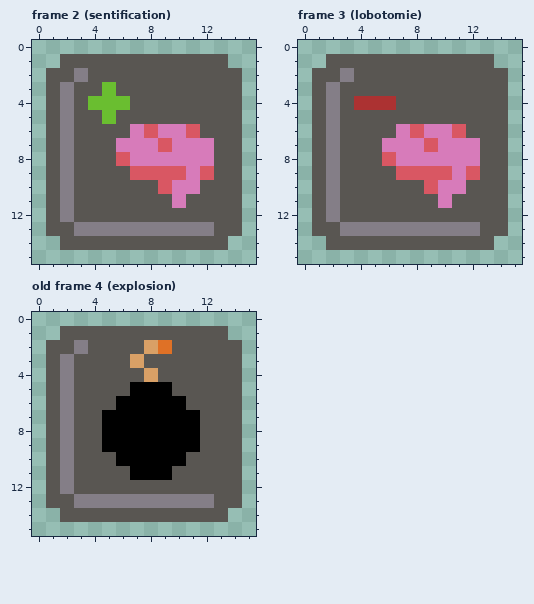
Two versions of one pixel-art file, source_data/aseprite/icons.aseprite. Above, as it was before the edit.
16x16 pixels, 4 frames. Shown: frame 2 (sentification), frame 3 (lobotomie), old frame 4 (explosion). The commit also changed other frames, which this record leaves out.
Now the later version:
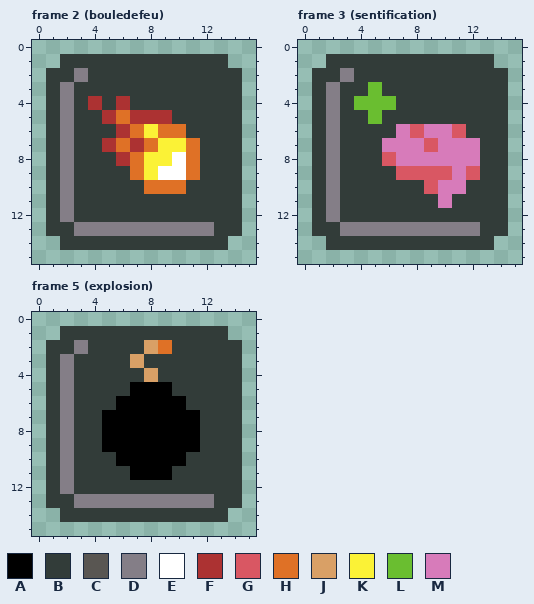
Palette (. is transparent): A #000000  B #323c39  C #595652  D #847e87  E #ffffff  F #ac3232  G #d95763  H #df7126  J #d9a066  K #fbf236  L #6abe30  M #d77bba
A new or re-ordered frame is compared with the old frame closest to it.
What changed:
frames 4 -> 5
Changed rows in their new state; - is an unchanged pixel.
Frame 2 (bouledefeu), layers "Layer 1", "background":
first column x 1:
 1 -BBBBBBBBBBBB-
 2 BB-BBBBBBBBBBB
 3 B-BBBBBBBBBBBB
 4 B-BFBFBBBBBBBB
 5 B-BBFHFFFBBBBB
 6 B-BBBFHKHHBBBB
 7 B-BBFHFHKKHBBB
 8 B-BBBFHKKEHBBB
 9 B-BBBBHKEEHBBB
10 B-BBBBBHHHBBBB
11 B-BBBBBBBBBBBB
12 B-BBBBBBBBBBBB
13 BB----------BB
14 -BBBBBBBBBBBB-
Frame 3 (sentification), layers "Layer 1", "background":
first column x 1:
 1 -BBBBBBBBBBBB-
 2 BB-BBBBBBBBBBB
 3 B-BBLBBBBBBBBB
 4 B-BLLLBBBBBBBB
 5 B-BBLBBBBBBBBB
 6 B-BBBB-----BBB
 7 B-BBB-------BB
 8 B-BBB-------BB
 9 B-BBBB------BB
10 B-BBBBBB---BBB
11 B-BBBBBBB-BBBB
12 B-BBBBBBBBBBBB
13 BB----------BB
14 -BBBBBBBBBBBB-
Frame 5 (explosion) is new; against old frame 4 (explosion), layers "Layer 1", "background":
first column x 1:
 1 -BBBBBBBBBBBB-
 2 BB-BBBB--BBBBB
 3 B-BBBB-BBBBBBB
 4 B-BBBBB-BBBBBB
 5 B-BBBB---BBBBB
 6 B-BBB-----BBBB
 7 B-BB-------BBB
 8 B-BB-------BBB
 9 B-BB-------BBB
10 B-BBB-----BBBB
11 B-BBBB---BBBBB
12 B-BBBBBBBBBBBB
13 BB----------BB
14 -BBBBBBBBBBBB-
Where, in picture pixels (left, top, right, bottom), the same in both pictures:
changed: (46, 54, 242, 250)
changed: (312, 54, 508, 250)
changed: (46, 326, 242, 522)
